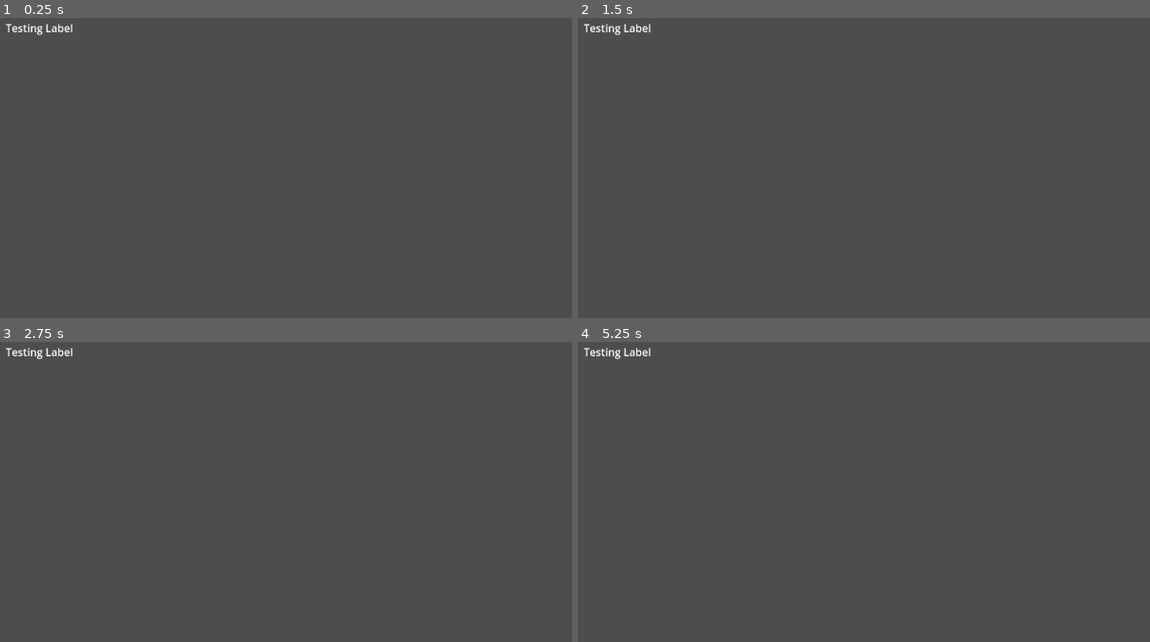
Above: before the commit, frames 1-4 (two rows, left to right).
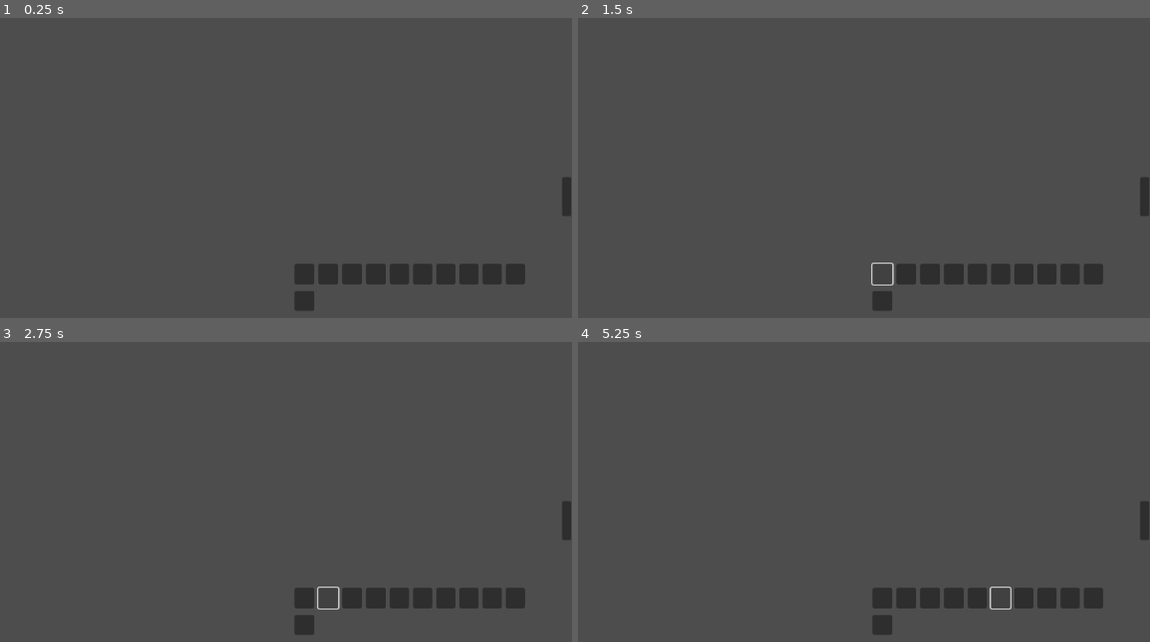
Above: after the commit, the same moments.

Repository: GRLT/Chropromet
Game: Godot game, scene res://Scenes/Main_Scenes/Chiper_Radio_View.tscn
Two runs of this game, one before a commit and one after it. Both use one fixed random seed, a clock stepped at 60 frames per second and the inputs below. The project has no main scene, so this scene is started directly.
Inputs (mouse positions are in pixels of both pictures, inside the frame that each line leads up to):
- Up to frame 1 (0.25 s): no input
- Up to frame 2 (1.5 s): click (1144, 198) at 0.52 s; click (881, 273) at 1.27 s
- Up to frame 3 (2.75 s): click (326, 597) at 2.02 s
- Up to frame 4 (5.25 s): click (932, 597) at 2.77 s; click (955, 597) at 3.52 s; click (978, 597) at 4.27 s; click (1001, 597) at 5.02 s

The runs differ from the first frame. In frame 1, 2.8% of the frame differs, in the area x 1-100%, y 1-98%; in frame 2, 2.6%; in frame 3, 2.6%; in frame 4, 2.7%.
Error after the commit: Parse Error: Identifier "ProblemGenerator" not declared in the current scope. (res://Scripts/View/Chiper_Radio_View.gd:18)

Commit message:
Radio_View Scene initialization with keyboard

Diff:
--- a/Scenes/Main_Scenes/Chiper_Radio_View.tscn
+++ b/Scenes/Main_Scenes/Chiper_Radio_View.tscn
@@ -1,26 +1,93 @@
-[gd_scene load_steps=3 format=3 uid="uid://igqaxb1151nr"]
+[gd_scene load_steps=2 format=3 uid="uid://igqaxb1151nr"]
 
-[ext_resource type="Script" path="res://Scripts/Caesar_chiper.gd" id="1_2okhs"]
-[ext_resource type="Script" path="res://Scripts/Chiper_Radio_View_Manager.gd" id="1_47xw0"]
+[ext_resource type="Script" path="res://Scripts/View/Chiper_Radio_View.gd" id="1_47xw0"]
 
 [node name="ChiperRadioView" type="Node2D"]
 script = ExtResource("1_47xw0")
 
 [node name="View" type="Camera2D" parent="."]
-position = Vector2(575, 323)
 
-[node name="Chiper_Display" type="Label" parent="."]
-offset_left = 296.0
-offset_top = 164.0
-offset_right = 422.0
-offset_bottom = 207.0
-text = "Testing Label"
+[node name="Chiper_Display" type="RichTextLabel" parent="."]
+offset_left = 7.0
+offset_top = 21.0
+offset_right = 208.0
+offset_bottom = 81.0
+bbcode_enabled = true
 
 [node name="Timeout_Timer" type="Timer" parent="."]
-wait_time = 2.0
-autostart = true
+wait_time = 10.0
 
-[node name="Node2D" type="Node2D" parent="."]
-script = ExtResource("1_2okhs")
+[node name="Charachter_Timer" type="Timer" parent="."]
+wait_time = 0.8
 
-[connection signal="caeser_signal" from="Node2D" to="." method="_on_node_2d_caeser_signal"]
+[node name="Keyboard_State" type="Button" parent="."]
+offset_left = 561.0
+offset_top = 78.0
+offset_right = 575.0
+offset_bottom = 137.0
+
+[node name="QWERTZ" type="GridContainer" parent="."]
+offset_left = 157.0
+offset_top = 209.0
+offset_right = 505.0
+offset_bottom = 280.0
+theme_override_constants/h_separation = 6
+theme_override_constants/v_separation = 10
+columns = 10
+
+[node name="q" type="Button" parent="QWERTZ"]
+layout_mode = 2
+size_flags_horizontal = 3
+size_flags_vertical = 3
+
+[node name="w" type="Button" parent="QWERTZ"]
+layout_mode = 2
+size_flags_horizontal = 3
+size_flags_vertical = 3
+text = "
+"
+
+[node name="e" type="Button" parent="QWERTZ"]
+layout_mode = 2
+size_flags_horizontal = 3
+size_flags_vertical = 3
+
+[node name="r" type="Button" parent="QWERTZ"]
+layout_mode = 2
+size_flags_horizontal = 3
+size_flags_vertical = 3
+
+[node name="t" type="Button" parent="QWERTZ"]
+layout_mode = 2
+size_flags_horizontal = 3
+size_flags_vertical = 3
+
+[node name="z" type="Button" parent="QWERTZ"]
+layout_mode = 2
+size_flags_horizontal = 3
+size_flags_vertical = 3
+
+[node name="u" type="Button" parent="QWERTZ"]
+layout_mode = 2
+size_flags_horizontal = 3
+size_flags_vertical = 3
+
+[node name="i" type="Button" parent="QWERTZ"]
+layout_mode = 2
+size_flags_horizontal = 3
+size_flags_vertical = 3
+
+[node name="o" type="Button" parent="QWERTZ"]
+layout_mode = 2
+size_flags_horizontal = 3
+size_flags_vertical = 3
+
+[node name="p" type="Button" parent="QWERTZ"]
+layout_mode = 2
+size_flags_horizontal = 3
+size_flags_vertical = 3
+
+[node name="a" type="Button" parent="QWERTZ"]
+layout_mode = 2
+size_flags_horizontal = 3
+size_flags_vertical = 3
